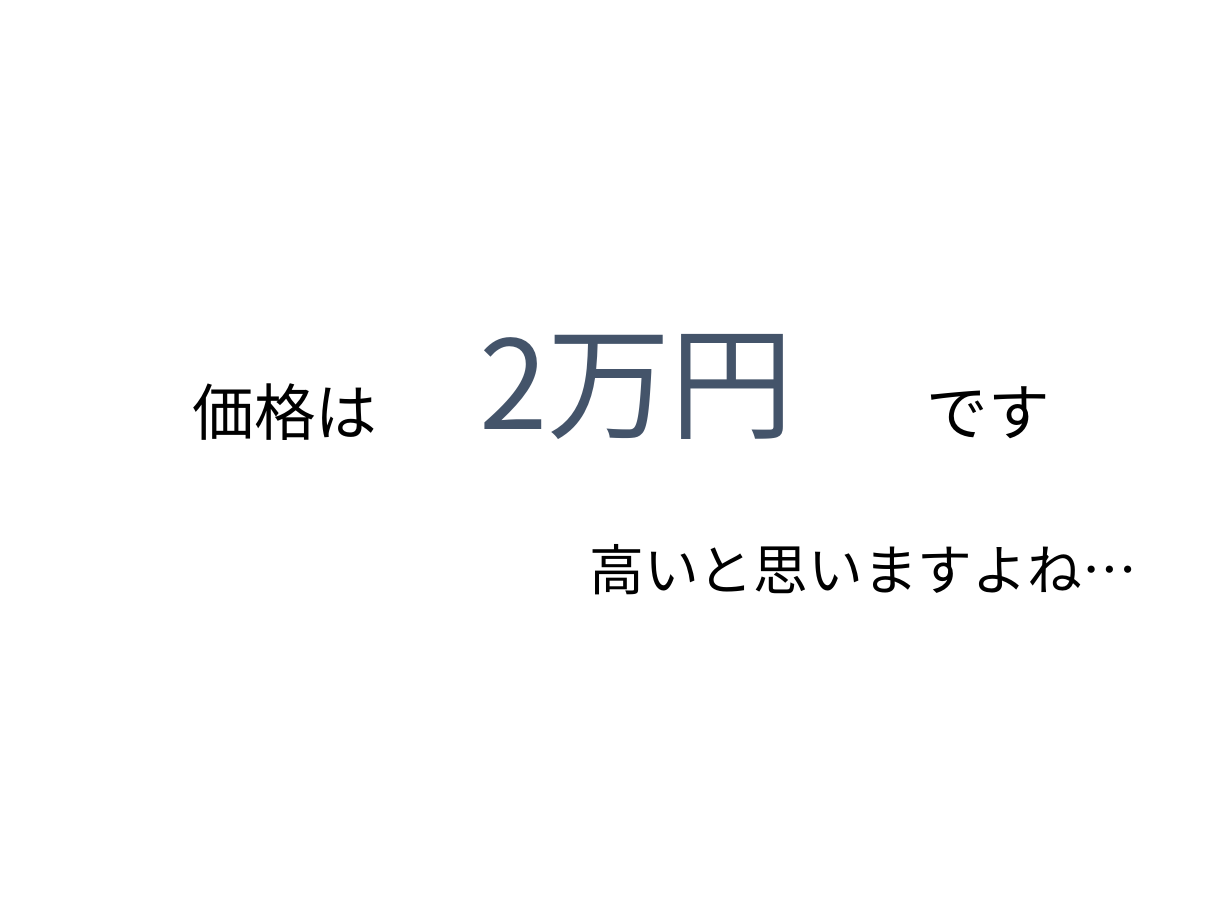
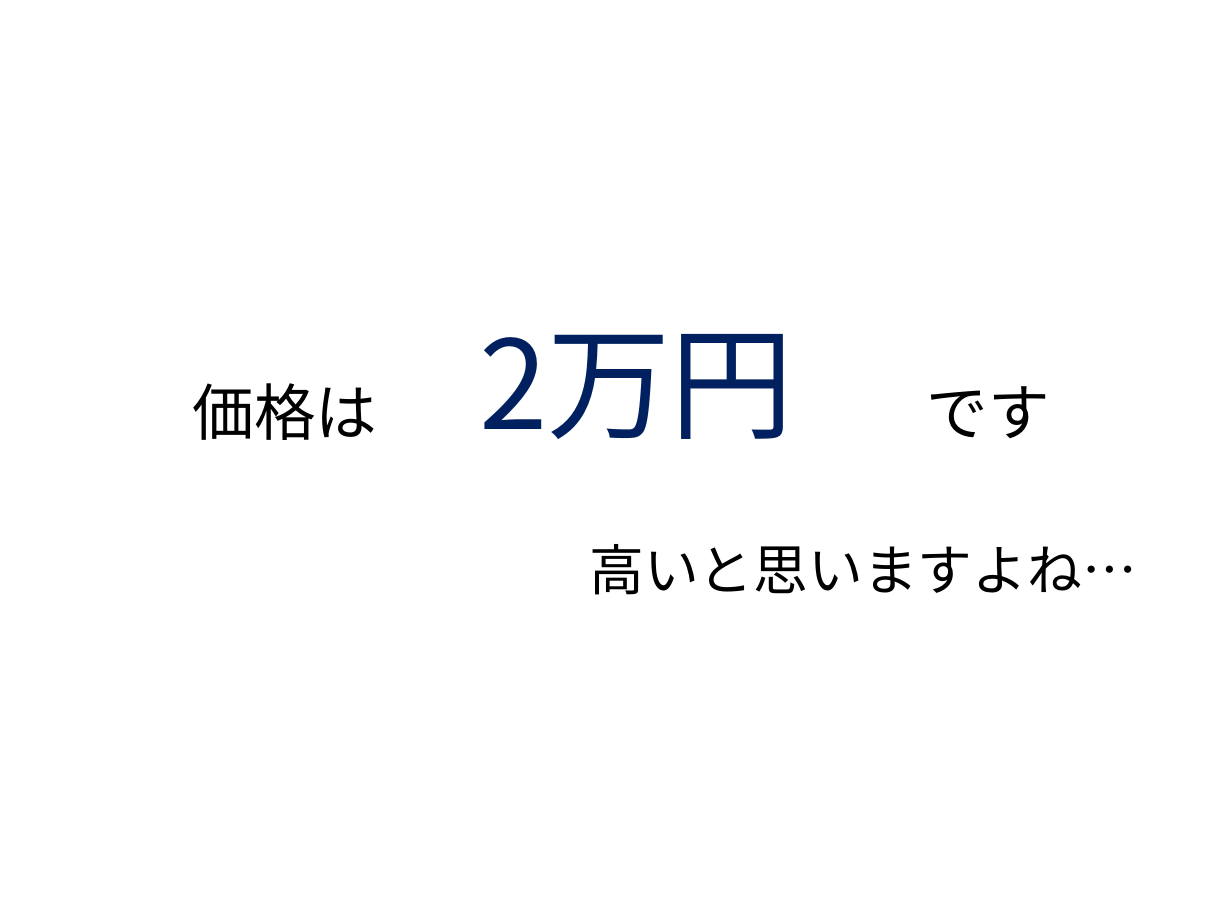
Before and after one commit to enpit2016fun/pbl_f, a slide deck: slide 4 of RPG風.pptx. Drawn at 1232x924 pixels with LibreOffice and Linux fonts; fonts in the diff are those of the drawing; background and template pictures are left out. Boxes give left, top, right and bottom in pixels: in the first picture for what was removed or moved away, otherwise in the second. Text is boxed around its words. In the diff, an @@ line names an element or a change of style, - is before the commit and + after.

Commit message:
fix pptx design

```diff
--- a/RPG風.pptx
+++ b/RPG風.pptx
@@ text "2万円" at [479,334,794,439]: text colour #44546A to #002060 @@
```
Also in this commit, not shown: 7 other slides changed.
